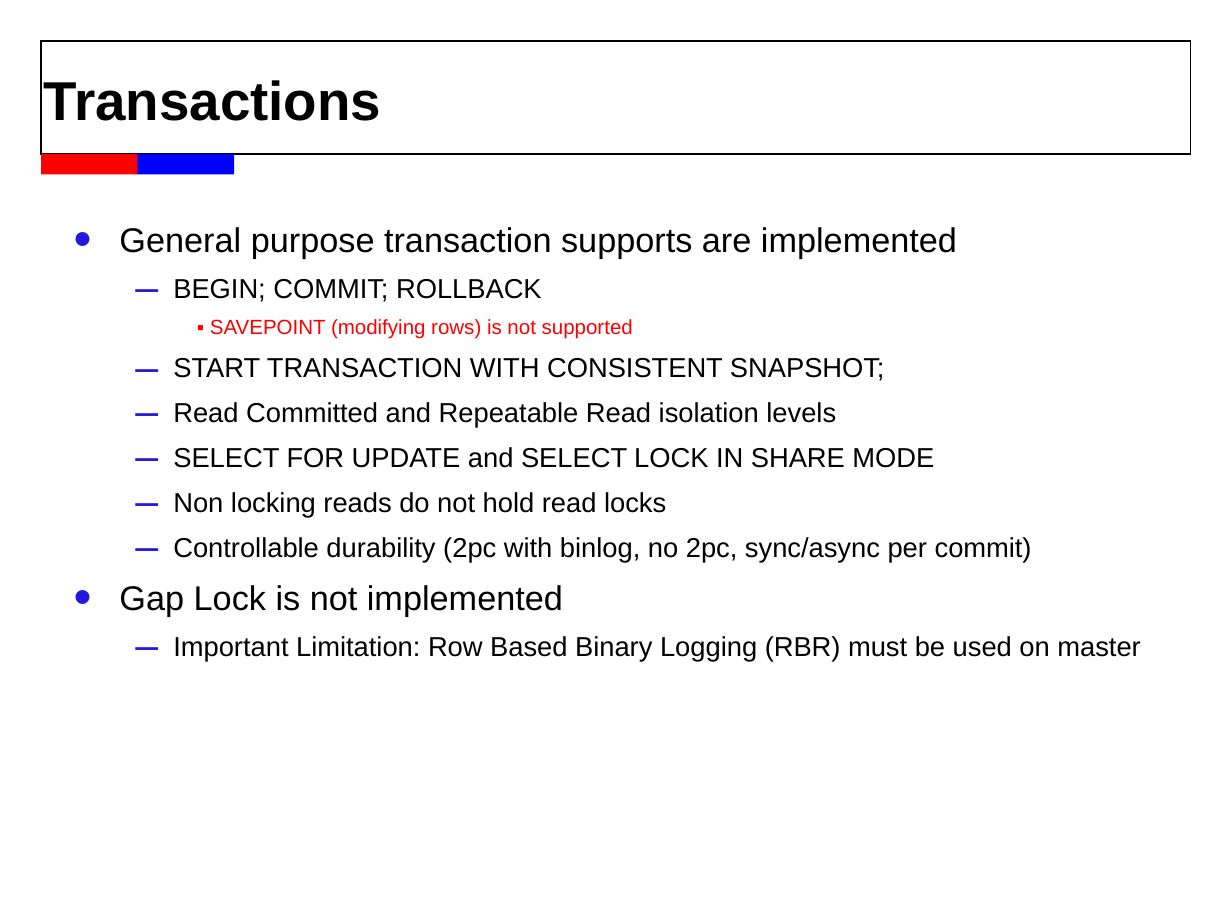
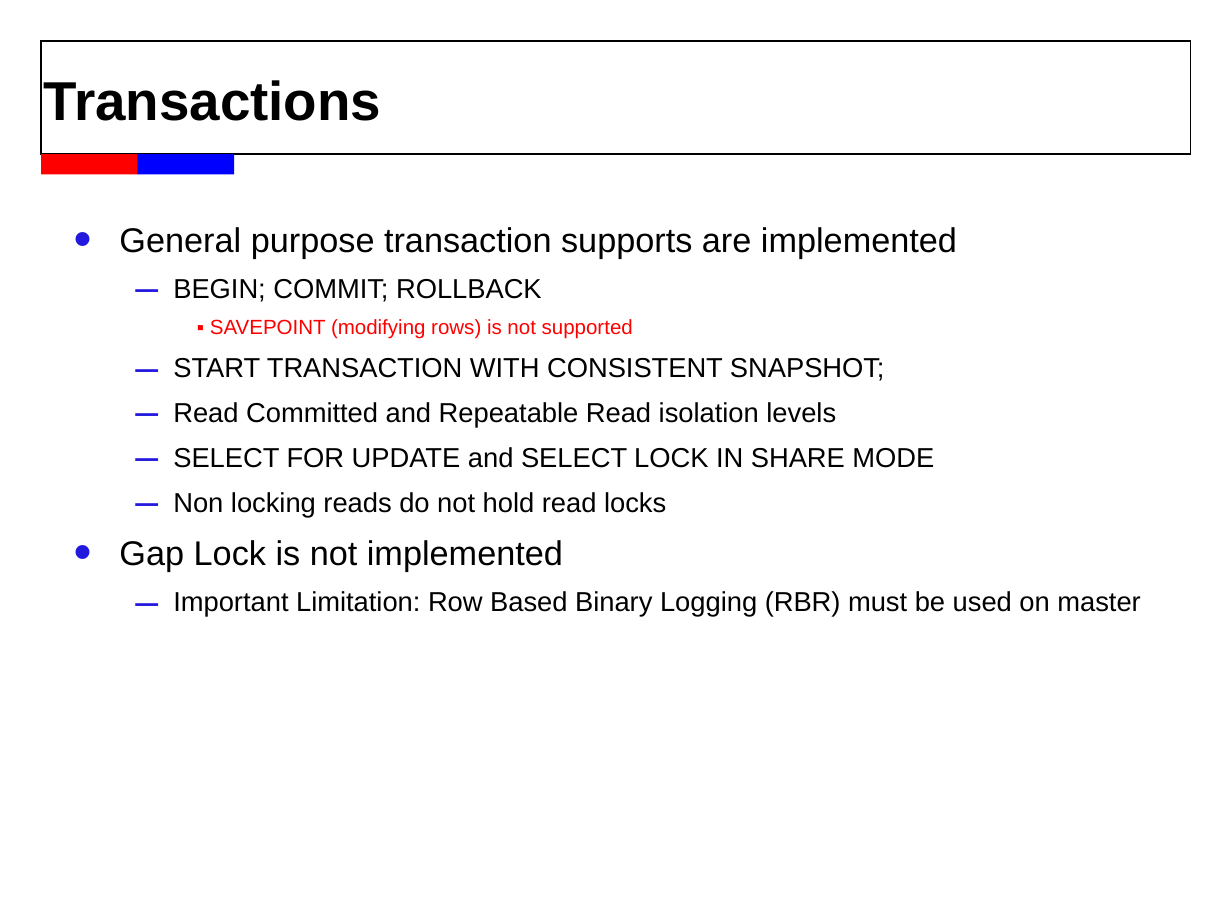
Before and after one commit to wisehead/techblog, a slide deck: slide 12 of database/MySQL/MyRocks_chenhui.ppt. Drawn at 1232x924 pixels with LibreOffice and Linux fonts; fonts in the diff are those of the drawing; background and template pictures are left out. Boxes give left, top, right and bottom in pixels: in the first picture for what was removed or moved away, otherwise in the second. Text is boxed around its words. In the diff, an @@ line names an element or a change of style, - is before the commit and + after.

Commit message:
May 9th 2:56pm.

```diff
--- a/database/MySQL/MyRocks_chenhui.ppt
+++ b/database/MySQL/MyRocks_chenhui.ppt
@@ text at (173, 537, 1032, 562): paragraph removed @@
-  – Controllable durability (2pc with binlog, no 2pc, sync/async per commit)
```
Also in this commit, not shown: 5 slides removed.
